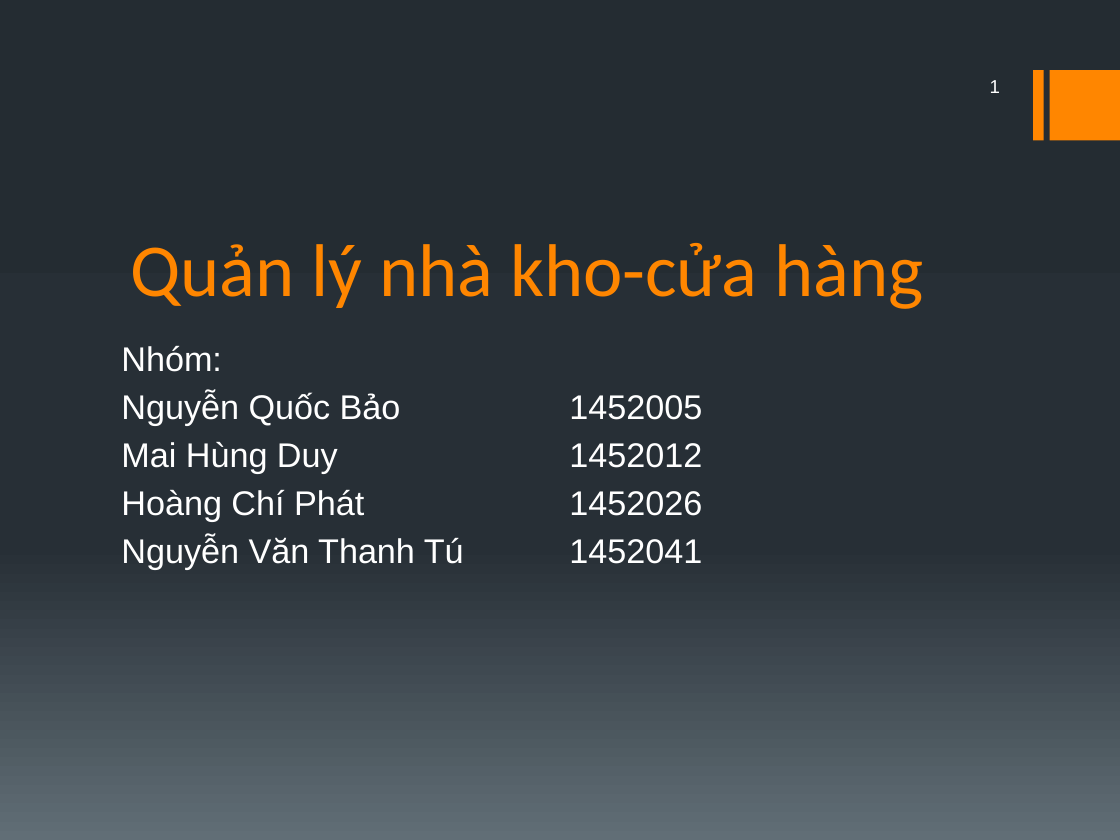
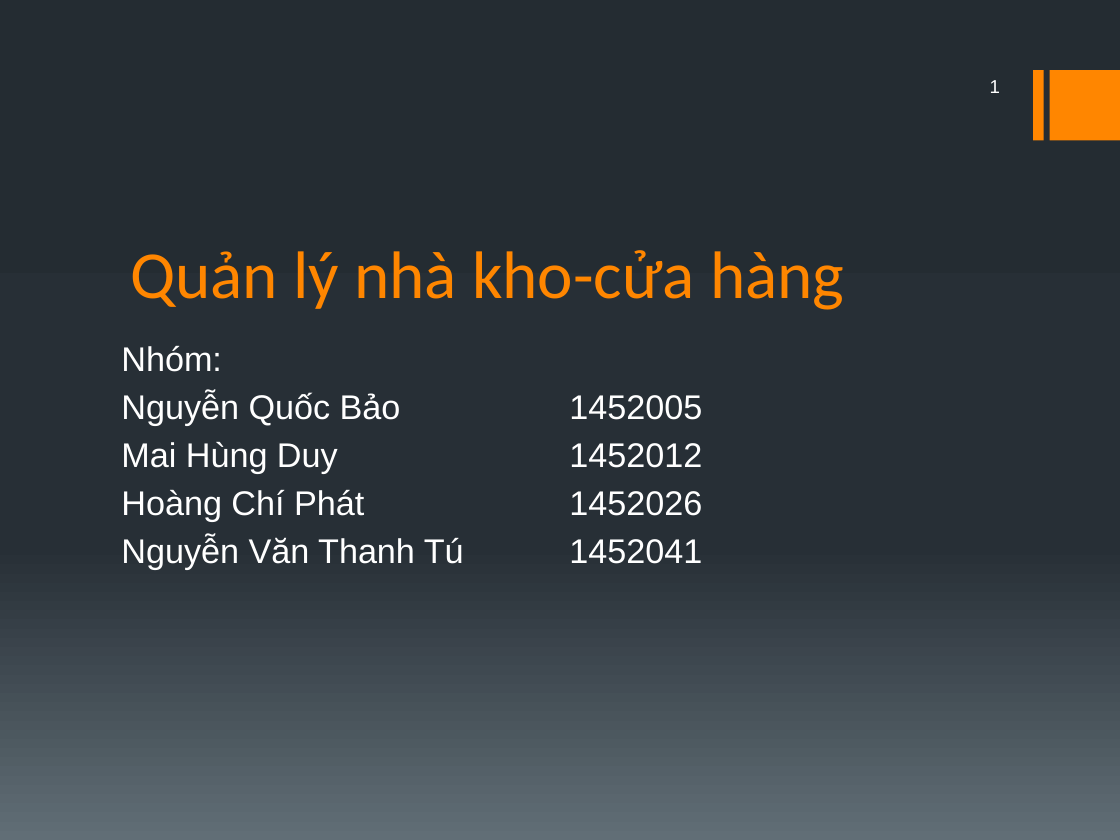
Before and after one commit to Hachiko001/CuaHang-NhaKho, a slide deck: slide 1 of Báo cáo/Báo cáo.pptx. Drawn at 1120x840 pixels with LibreOffice and Linux fonts; fonts in the diff are those of the drawing. Boxes give left, top, right and bottom in pixels: in the first picture for what was removed or moved away, otherwise in the second. Text is boxed around its words. In the diff, an @@ line names an element or a change of style, - is before the commit and + after.

```diff
--- a/Báo cáo/Báo cáo.pptx
+++ b/Báo cáo/Báo cáo.pptx
@@ title "Quản lý nhà kho-cửa hàng" at bbox=[130, 250, 844, 310]: size 48 to 43.2 pt @@
```
Also in this commit, not shown: 5 other slides changed, 4 slides added.
